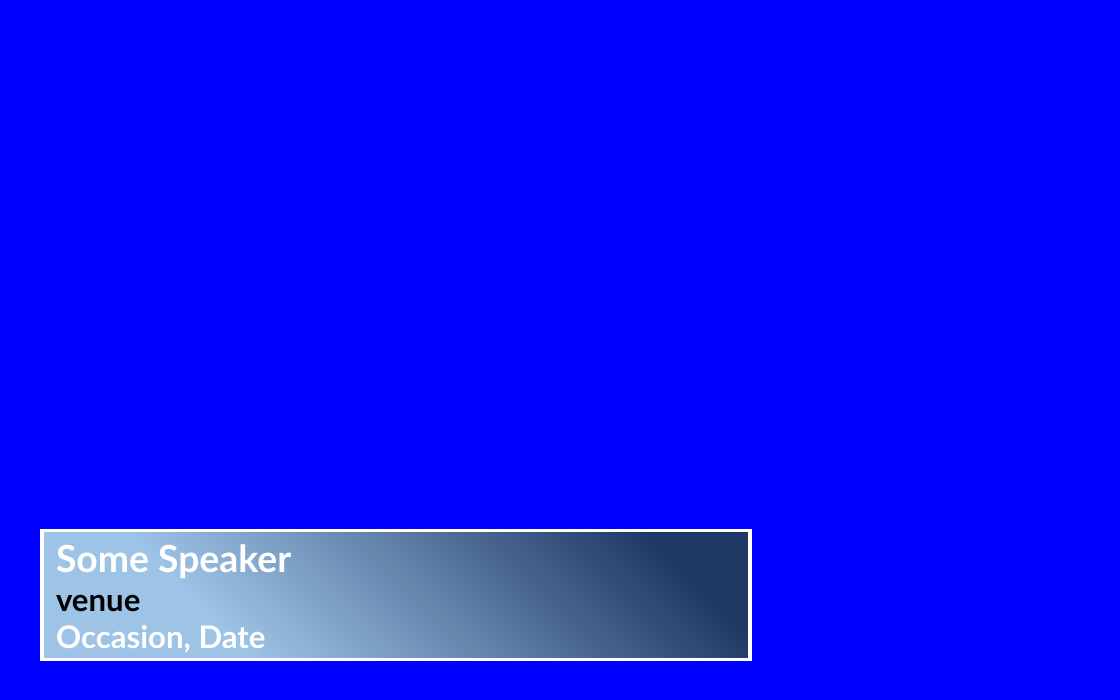
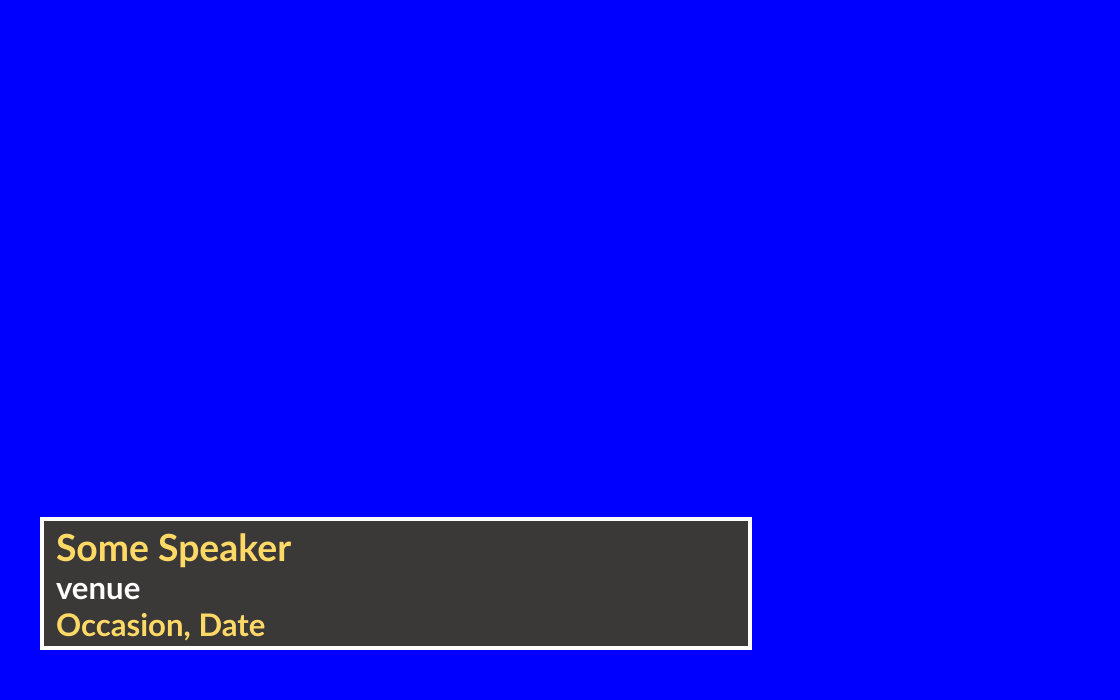
Before and after one commit to darylperalta/outline_docx2pptx, a slide deck: slide 2 of template.pptx. Drawn at 1120x700 pixels with LibreOffice and Linux fonts; fonts in the diff are those of the drawing. Boxes give left, top, right and bottom in pixels: in the first picture for what was removed or moved away, otherwise in the second. Text is boxed around its words. In the diff, an @@ line names an element or a change of style, - is before the commit and + after.

```diff
--- a/template.pptx
+++ b/template.pptx
@@ rectangle "Some Speaker" moved from (x1=41, y1=531, x2=749, y2=660) to (x1=41, y1=519, x2=749, y2=647) @@
@@ rectangle "Some Speaker" at (x1=41, y1=519, x2=749, y2=647): text colour #FFFFFF to #FFD966 in "Some Speaker", "Occasion, Date"; text colour #000000 to #FFFFFF in "venue"; fill gradient #203864 to #9DC3E6 to #3B3838 @@
```
Also in this commit, not shown: 3 other slides changed, 2 other files.
